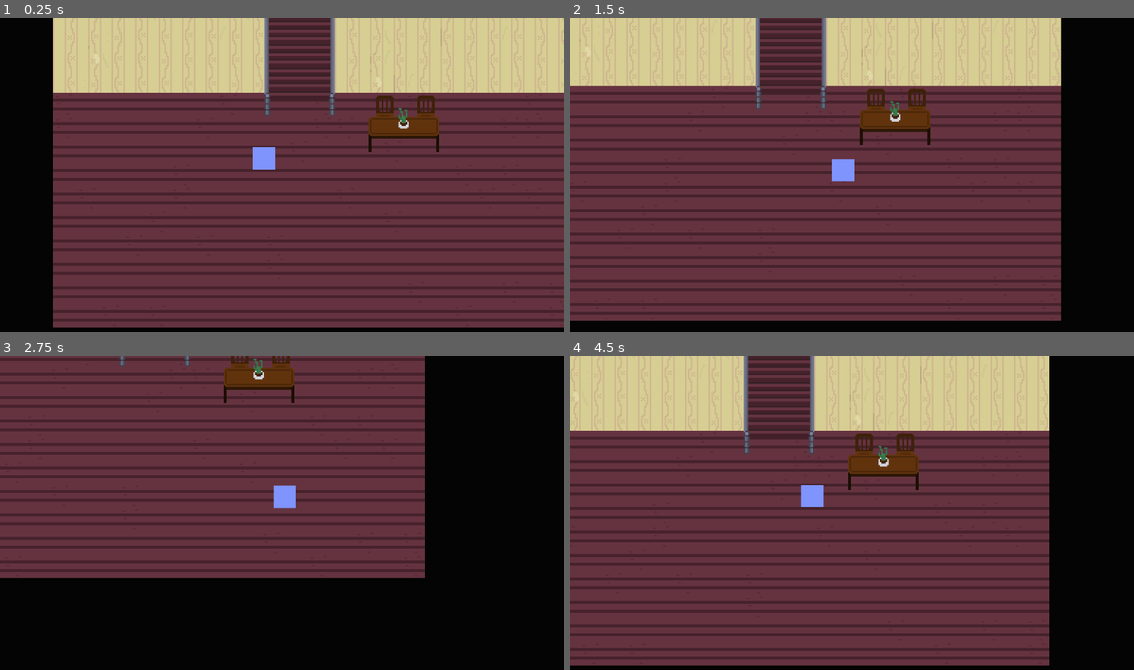
Above: before the commit, frames 1-4 (two rows, left to right).
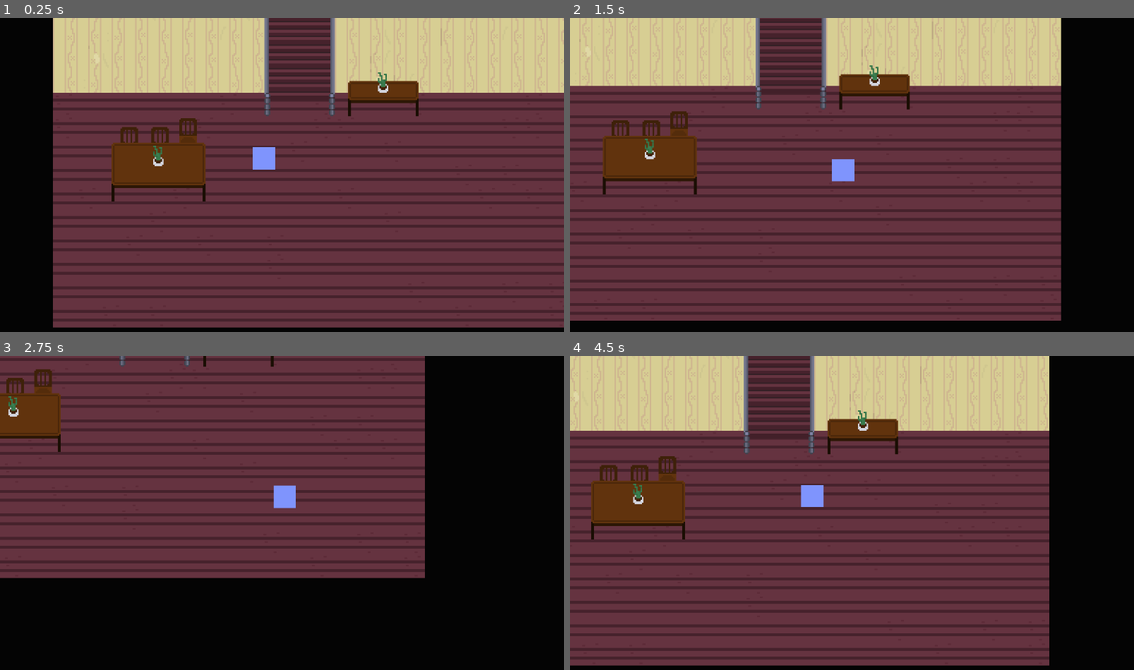
Above: after the commit, the same moments.

Repository: MarinaFlynne/horror-game
Game: Godot game, scene res://Scenes/Levels/house.tscn
Two runs of this game, one before a commit and one after it. Both use one fixed random seed, a clock stepped at 60 frames per second and the inputs below. The project has no main scene, so this scene is started directly.
Inputs (mouse positions are in pixels of both pictures, inside the frame that each line leads up to):
- Up to frame 1 (0.25 s): no input
- Up to frame 2 (1.5 s): tap Enter at 0.5 s; move the mouse to (976, 159) at 0.52 s; hold D (move_right) 0.53-1.28 s; move the mouse to (739, 190) at 1.27 s; hold S (move_down) from 1.28 s (still down)
- Up to frame 3 (2.75 s): move the mouse to (338, 443) at 2.02 s; release S (move_down) at 2.03 s; hold D (move_right) from 2.03 s (still down)
- Up to frame 4 (4.5 s): move the mouse to (823, 578) at 2.77 s; release D (move_right) at 2.78 s; hold W (move_up) 2.78-3.53 s; move the mouse to (1021, 563) at 3.52 s; hold A (move_left) from 3.53 s (still down); move the mouse to (682, 465) at 4.27 s

The runs differ from the first frame. In frame 1, 4.9% of the frame differs, in the area x 19-78%, y 17-59%; in frame 2, 4.9%, in the area x 5-64%, y 15-57%; in frame 3, 3.0%; in frame 4, 4.9%.

Commit message:
fixed issue with camera teleportation

Diff:
--- a/Scenes/Components/teleporter.tscn
+++ b/Scenes/Components/teleporter.tscn
@@ -12,7 +12,4 @@
 [node name="TeleportRegion" type="CollisionShape2D" parent="."]
 shape = SubResource("RectangleShape2D_hcy4q")
 
-[node name="TeleportPoint" type="Marker2D" parent="."]
-position = Vector2(0, 53)
-
 [connection signal="body_entered" from="." to="." method="_on_body_entered"]
--- a/Scenes/Levels/house.tscn
+++ b/Scenes/Levels/house.tscn
@@ -7,6 +7,7 @@
 [ext_resource type="Texture2D" uid="uid://kf163jvn2om" path="res://Sprites/Objects/chair.png" id="4_7nt84"]
 [ext_resource type="Texture2D" uid="uid://f8vhnj8s4yk3" path="res://Sprites/Objects/table.png" id="5_ocn3o"]
 [ext_resource type="Texture2D" uid="uid://b00vbvlklv5f5" path="res://Sprites/Objects/plant.png" id="6_wh48i"]
+[ext_resource type="Texture2D" uid="uid://bf47c60qq4d2k" path="res://Sprites/Objects/big_table.png" id="7_g3fhf"]
 
 [node name="House" type="Node2D"]
 
@@ -61,19 +62,31 @@
 [node name="Objects" type="Node" parent="."]
 
 [node name="Chair1" type="Sprite2D" parent="Objects"]
-position = Vector2(254, 15.5)
+position = Vector2(92, 31)
 texture = ExtResource("4_7nt84")
 
 [node name="Chair2" type="Sprite2D" parent="Objects"]
-position = Vector2(226, 15.5)
+position = Vector2(73, 37)
+texture = ExtResource("4_7nt84")
+
+[node name="Chair3" type="Sprite2D" parent="Objects"]
+position = Vector2(52, 37)
 texture = ExtResource("4_7nt84")
 
 [node name="Table" type="Sprite2D" parent="Objects"]
-position = Vector2(239, 28.5)
+position = Vector2(225, 4)
 texture = ExtResource("5_ocn3o")
 
 [node name="Plant" type="Sprite2D" parent="Objects"]
-position = Vector2(239, 17.5)
+position = Vector2(225, -7)
+texture = ExtResource("6_wh48i")
+
+[node name="BigTable" type="Sprite2D" parent="Objects"]
+position = Vector2(72, 54)
+texture = ExtResource("7_g3fhf")
+
+[node name="Plant2" type="Sprite2D" parent="Objects"]
+position = Vector2(72, 43)
 texture = ExtResource("6_wh48i")
 
 [node name="Player" parent="." instance=ExtResource("3_ydwqn")]
--- a/Scenes/Objects/player.gd
+++ b/Scenes/Objects/player.gd
@@ -58,5 +58,5 @@
 	camera_component.position_smoothing_enabled = false
 	move_component.teleport_to(self, teleport_position)
 	# Wait until the object has fully teleported to reset camera smoothing.
-	await move_component.teleported
+	await get_tree().create_timer(0.001).timeout
 	camera_component.position_smoothing_enabled = original_smoothing_val
Not shown: 1 places in Scenes/Levels/house.tscn that only renumber resources
